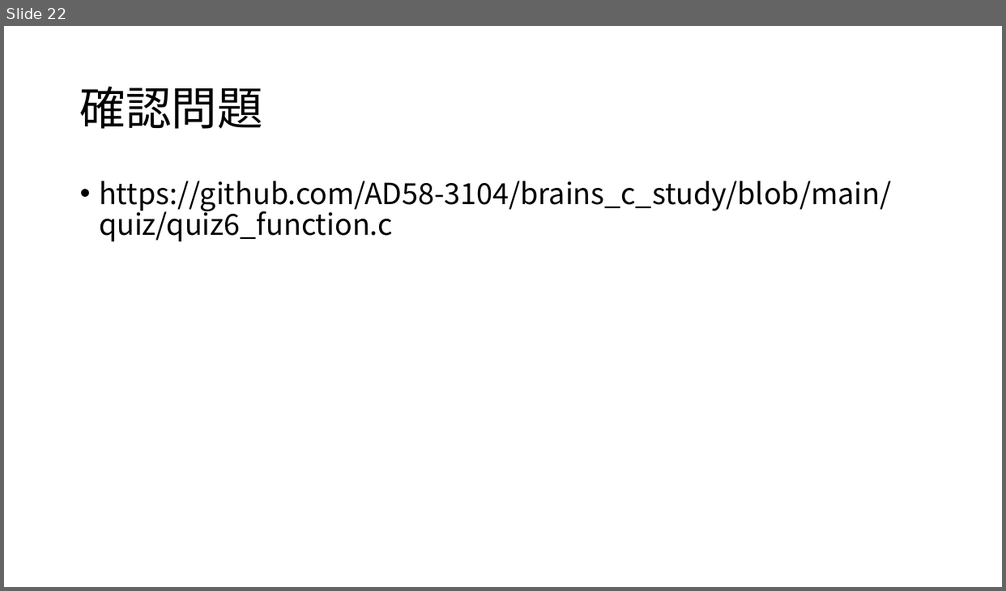
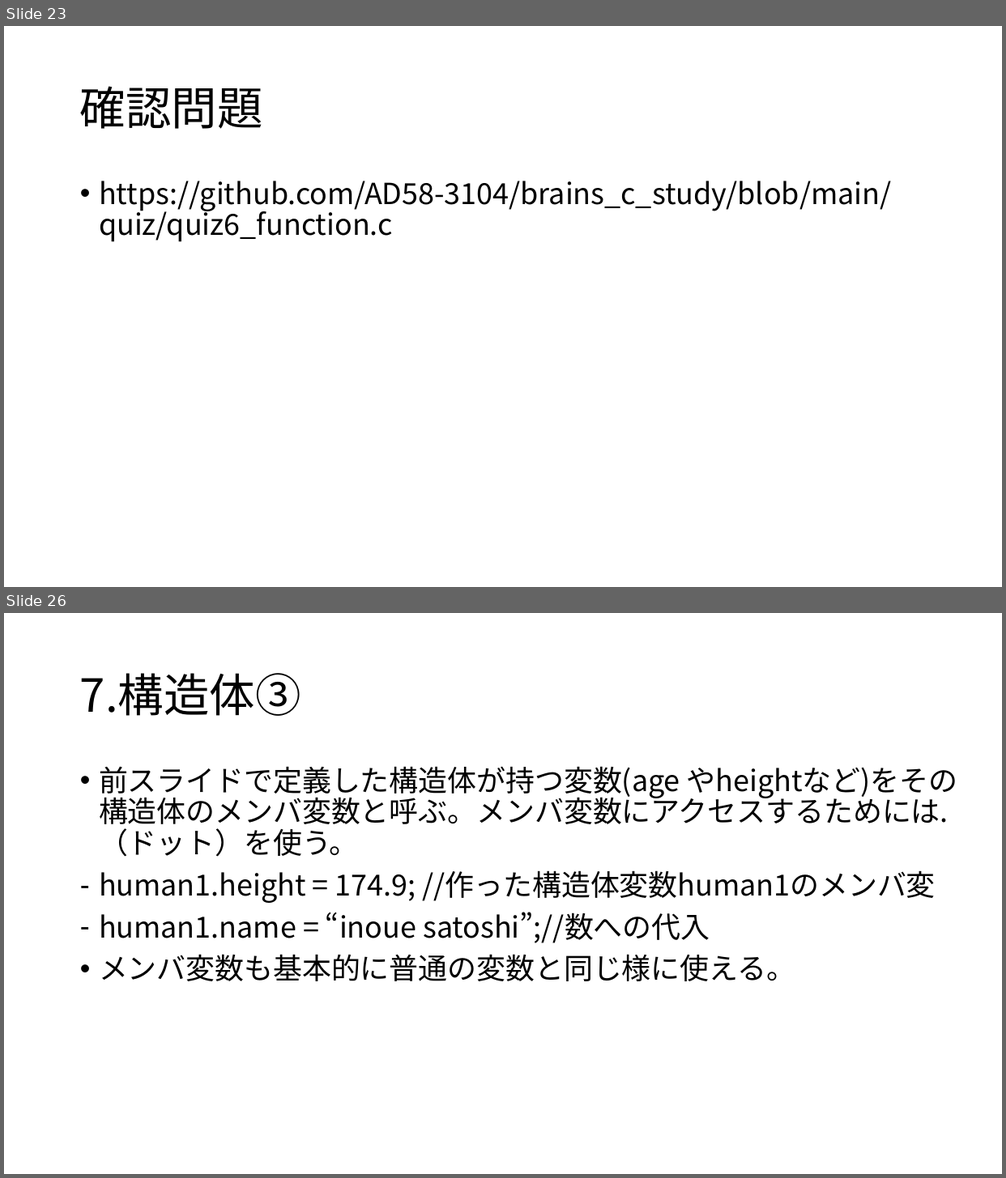
Before and after one commit to AD58-3104/brains_c_study, a slide deck: document/C言語勉強会.pptx. Shown one above the other, each under a label of ours: slide 22 before the commit, slides 23 and 26 after it; the slides between them are not shown. The pictures are 1006x591 and 1006x1178 pixels, drawn with LibreOffice and Linux fonts; fonts in the diff are those of the drawing. Boxes give left, top, right and bottom in pixels: in the first picture for what was removed or moved away, otherwise in the second. Text is boxed around its words. In the diff, an @@ line names an element or a change of style, - is before the commit and + after.

```diff
--- a/document/C言語勉強会.pptx
+++ b/document/C言語勉強会.pptx
@@ slide 26 added at (4,613,1002,1174), background #FFFFFF @@
@@ title added at (80,673,301,716), 44 pt, text #000000 @@
+7.構造体③
@@ text added at (99,766,957,982), 28 pt, text #000000 @@
+• 前スライドで定義した構造体が持つ変数(age やheightなど)をその構造体のメンバ変数と呼ぶ。メンバ変数にアクセスするためには.（ドット）を使う。
+– human1.height = 174.9; //作った構造体変数human1のメンバ変
+– human1.name = “inoue satoshi”;//数への代入
+• メンバ変数も基本的に普通の変数と同じ様に使える。
@@ what was slide 22 is now slide 23 @@
```
Also in this commit, not shown: 3 slides changed, 11 other slides added.
